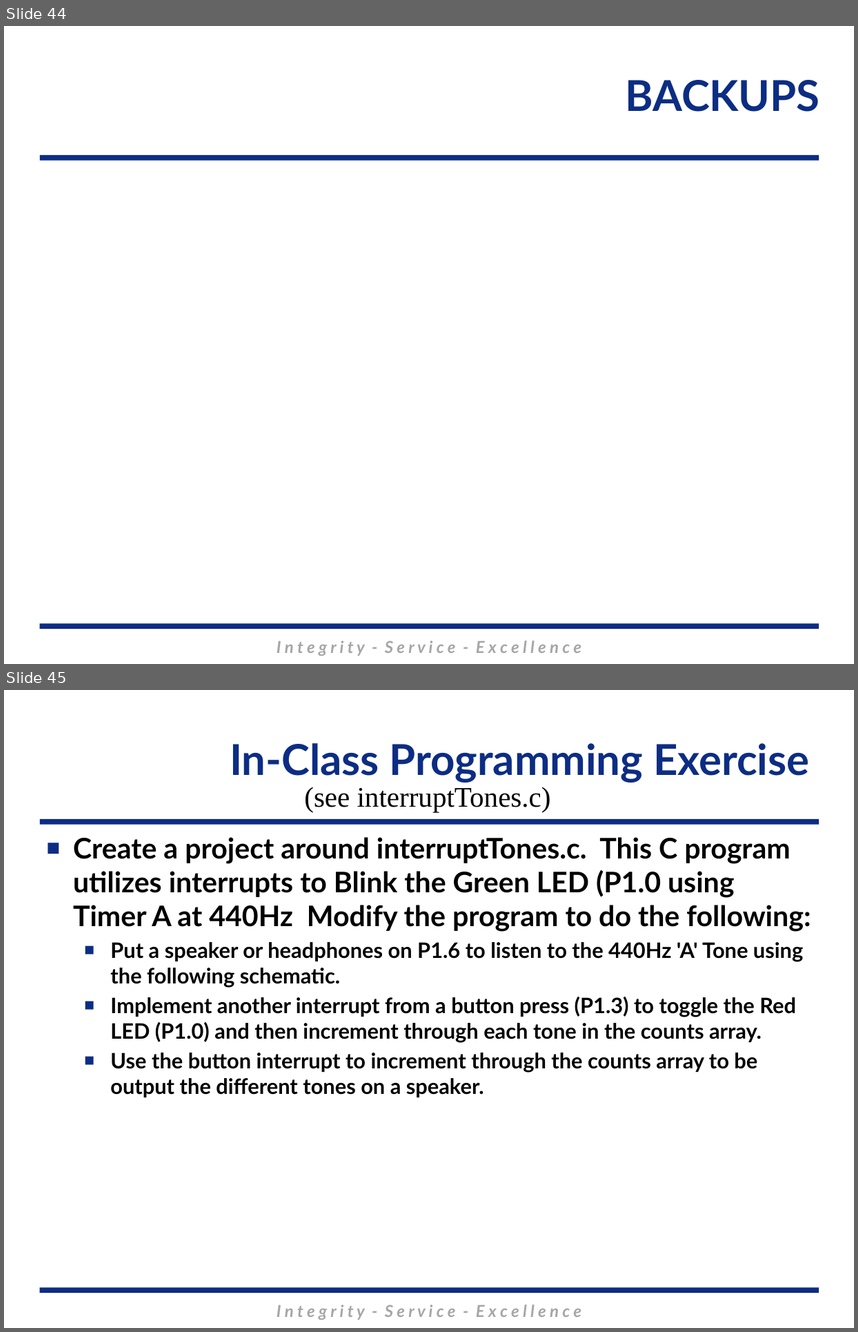
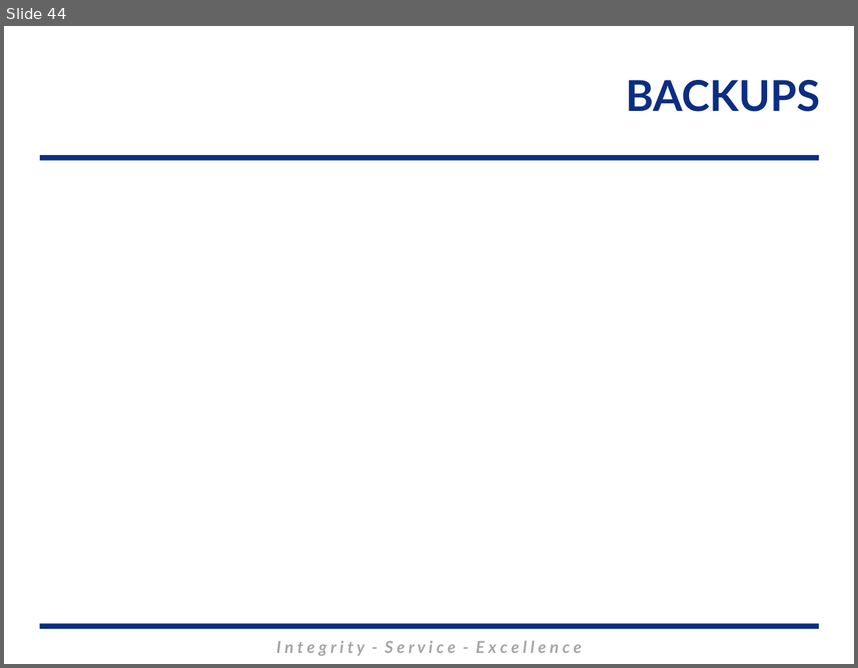
Before and after one commit to MarsUniversity/ECE382, a slide deck: source/lessons/lsn26-27/Lsn26-27.pptx. Shown one above the other, each under a label of ours: slides 44 and 45 before the commit, slide 44 after it. The pictures are 858x1332 and 858x668 pixels, drawn with LibreOffice and Linux fonts; fonts in the diff are those of the drawing; background and template pictures are left out. Boxes give left, top, right and bottom in pixels: in the first picture for what was removed or moved away, otherwise in the second. Text is boxed around its words. In the diff, an @@ line names an element or a change of style, - is before the commit and + after.

```diff
--- a/source/lessons/lsn26-27/Lsn26-27.pptx
+++ b/source/lessons/lsn26-27/Lsn26-27.pptx
@@ slide 45 removed at <box>4,690,854,1328</box>, background #FFFFFF; not listed: 3 template elements that a slide beside it also shows @@
@@ title removed at <box>230,743,809,782</box> @@
-In-Class Programming Exercise
@@ text removed at <box>304,787,551,812</box> @@
-(see interruptTones.c)
@@ text removed at <box>73,837,811,1097</box> @@
-■ Create a project around interruptTones.c. This C program utilizes interrupts to Blink the Green LED (P1.0 using Timer A at 440Hz Modify the program to do the following:
-  ■ Put a speaker or headphones on P1.6 to listen to the 440Hz 'A' Tone using the following schematic.
-  ■ Implement another interrupt from a button press (P1.3) to toggle the Red LED (P1.0) and then increment through each tone in the counts array.
-  ■ Use the button interrupt to increment through the counts array to be output the different tones on a speaker.
```
Also in this commit, not shown: 6 other slides removed, 8 other files.
